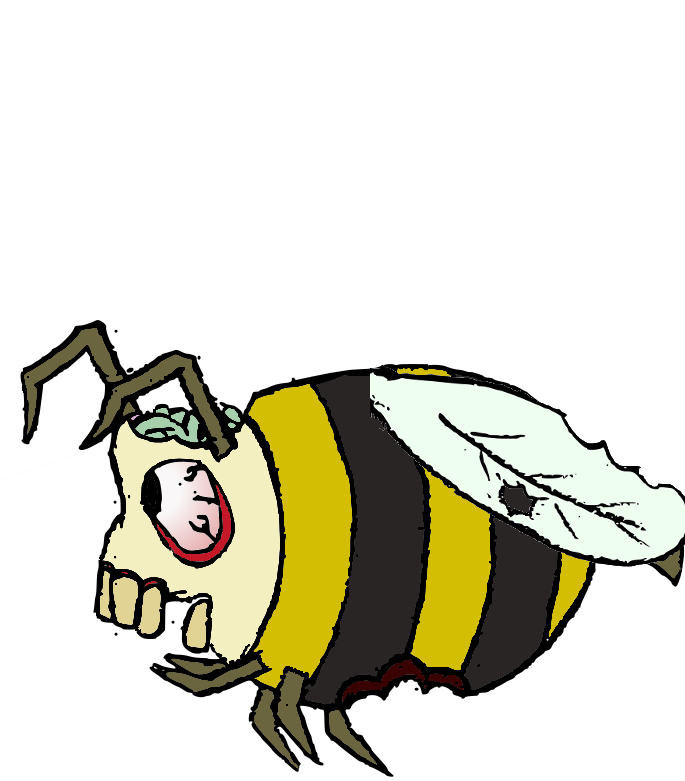
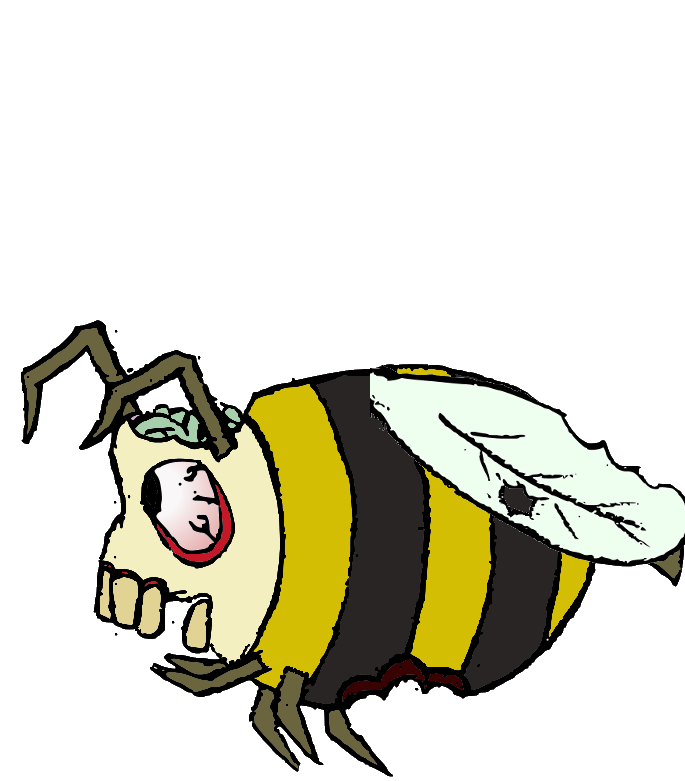
Comparing the layer stacks of the two 685px x 781px images. Changes:
painted on "Pasted Layer" over [0, 320, 685, 777]
